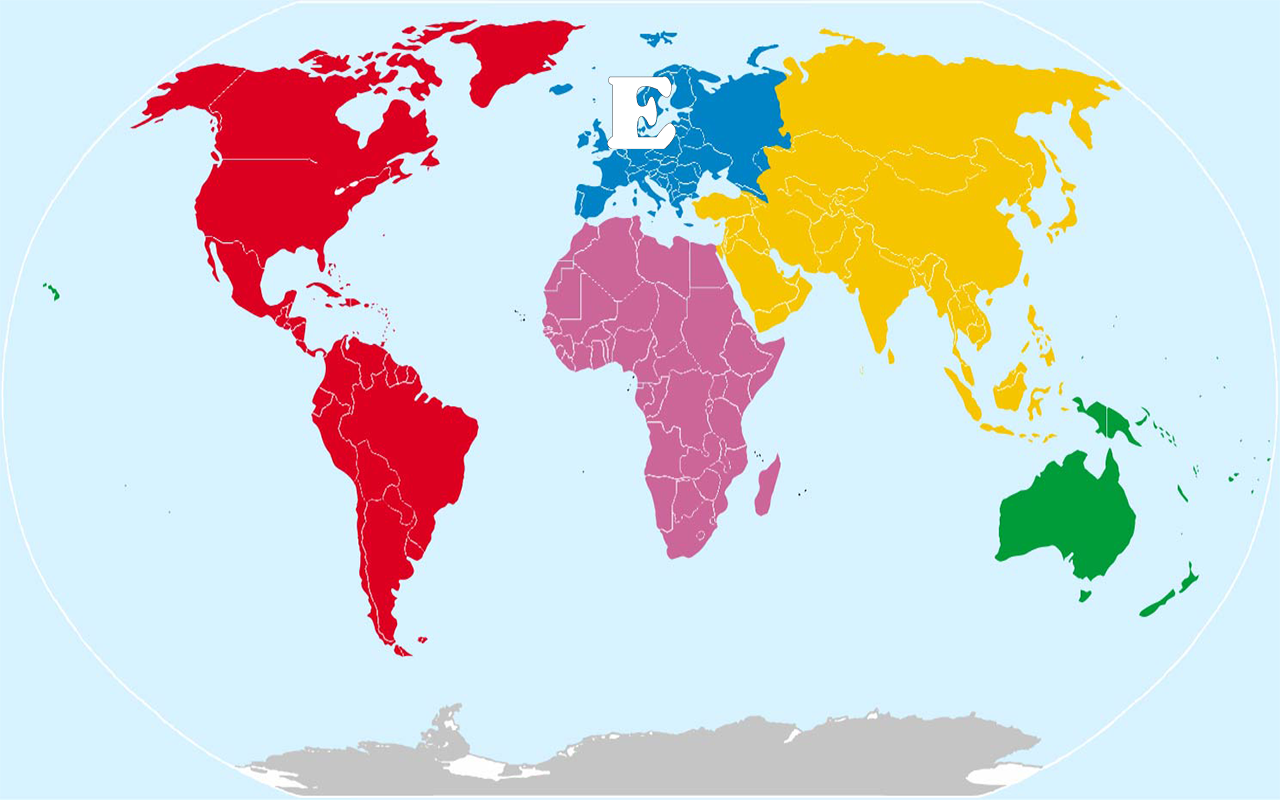
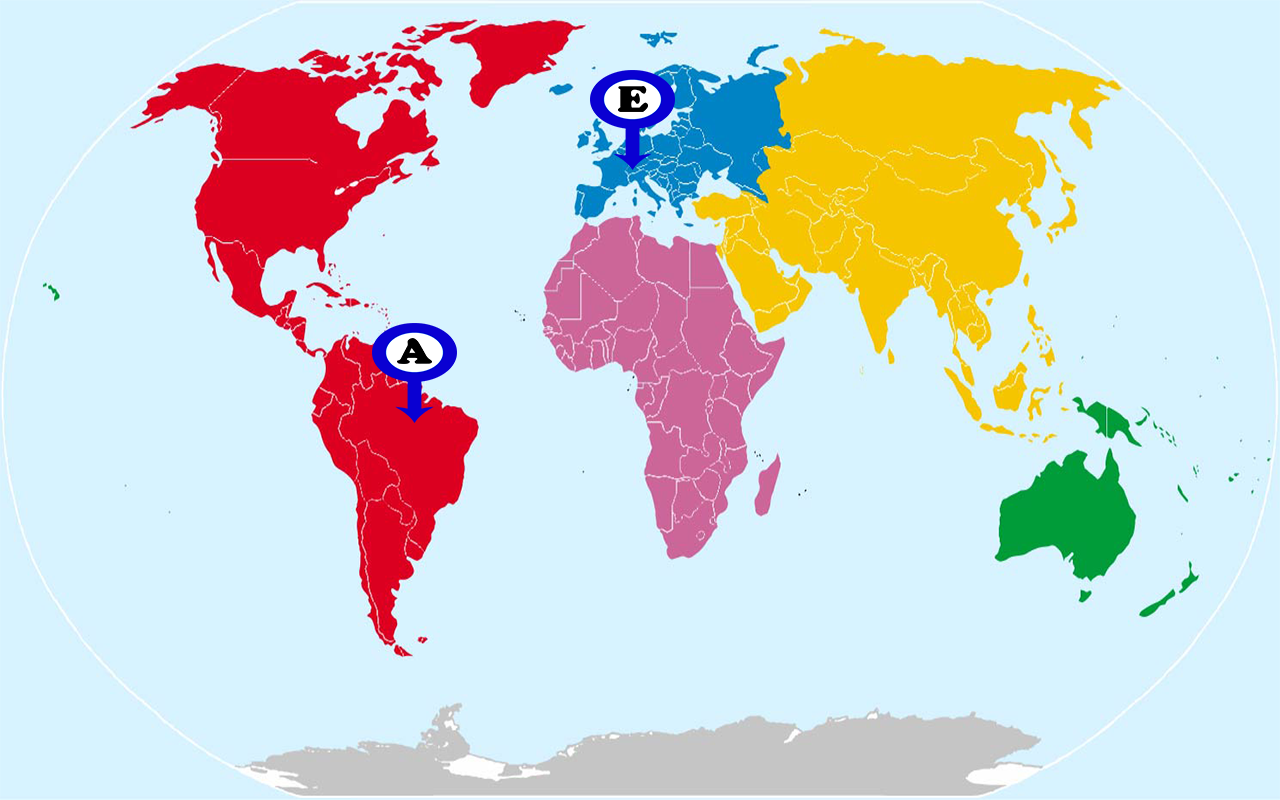
Layer changes from the first w=1280, h=800 image to the second:
removed layer "kwkE" over [607, 76, 676, 149]
added layer "E" above "A" over [618, 86, 648, 112]
added layer "A" above "FlechaMapaCopia" over [397, 338, 432, 364]
added layer "FlechaMapaCopia" above "FlechaMapa" over [372, 323, 457, 423]
added layer "FlechaMapa" above "continents" over [590, 70, 675, 170]
